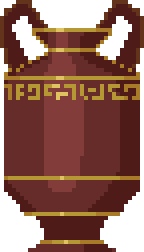
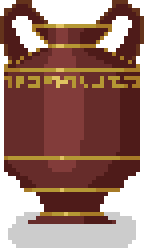
Two versions of the same layered image (144×252). Layer-by-layer changes:
painted on "Layer 1" over [0, 16, 144, 252]
added layer "Layer 2" (20%) above "Background" over [8, 212, 136, 248]
